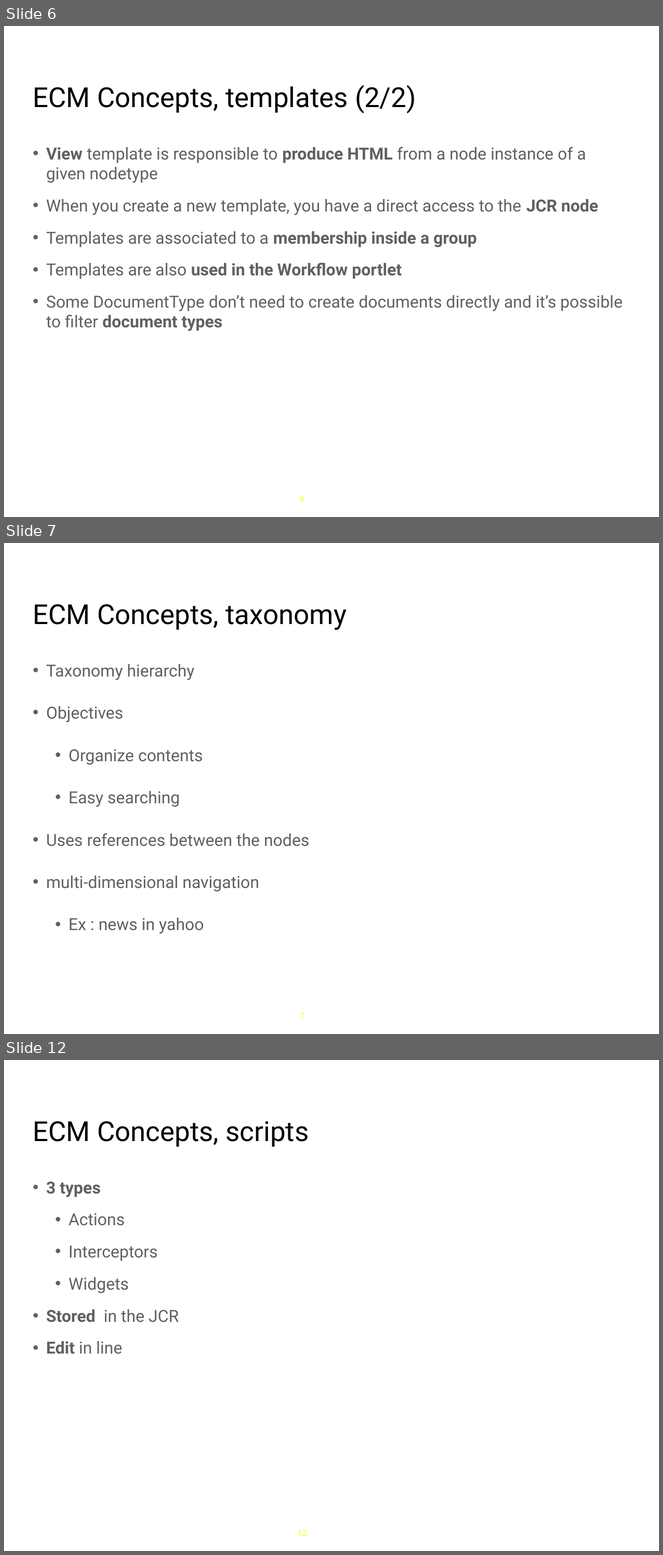
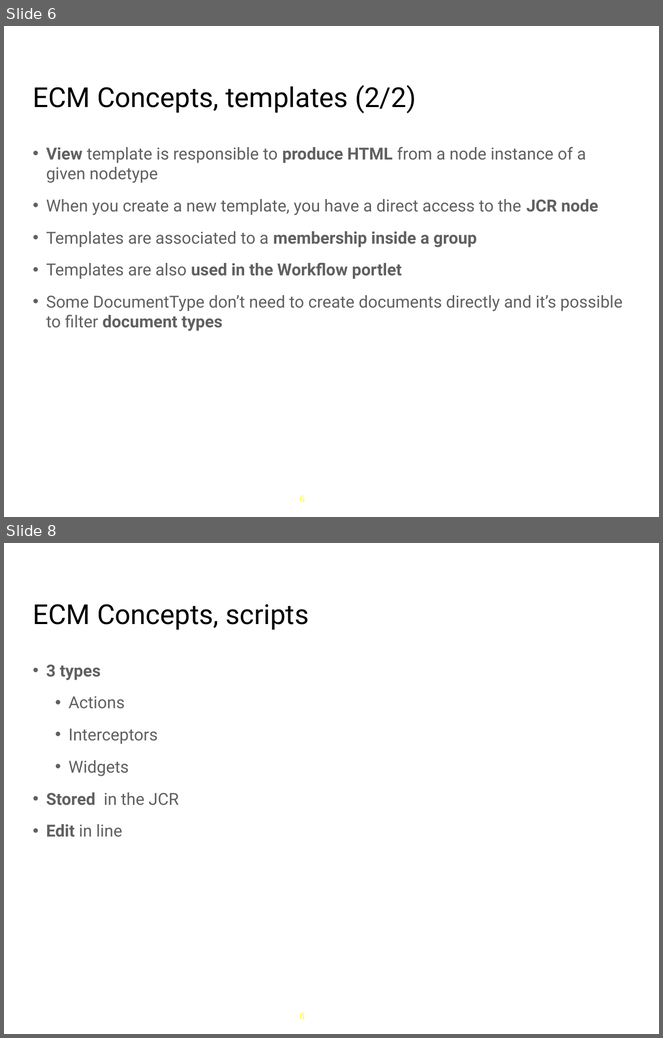
Before and after one commit to anhvurz90/training, a slide deck: slides/exo-fundamentals/en/060 ECM-Intro-XFund-en.ppt. Shown one above the other, each under a label of ours: slides 6, 7 and 12 before the commit, slides 6 and 8 after it; the slides between them are not shown. The pictures are 663x1555 and 663x1038 pixels, drawn with LibreOffice and Linux fonts; fonts in the diff are those of the drawing; background and template pictures are left out. Boxes give left, top, right and bottom in pixels: in the first picture for what was removed or moved away, otherwise in the second. Text is boxed around its words. In the diff, an @@ line names an element or a change of style, - is before the commit and + after.

```diff
--- a/slides/exo-fundamentals/en/060 ECM-Intro-XFund-en.ppt
+++ b/slides/exo-fundamentals/en/060 ECM-Intro-XFund-en.ppt
@@ slide 7 removed at [4,543,659,1034], background #FFFFFF; not listed: 1 template element that a slide beside it also shows @@
@@ title removed at [33,604,347,630] @@
-ECM Concepts, taxonomy
@@ text removed at [46,664,309,934] @@
-• Taxonomy hierarchy
-• Objectives
-  • Organize contents
-  • Easy searching
-• Uses references between the nodes
-• multi-dimensional navigation
-  • Ex : news in yahoo
@@ what was slide 12 is now slide 8 @@
@@ page number at [300,1013,305,1019]: text changed @@
-12
+8
```
Also in this commit, not shown: 7 slides changed, 43 slides added, 7 other slides removed, 1 other file.
